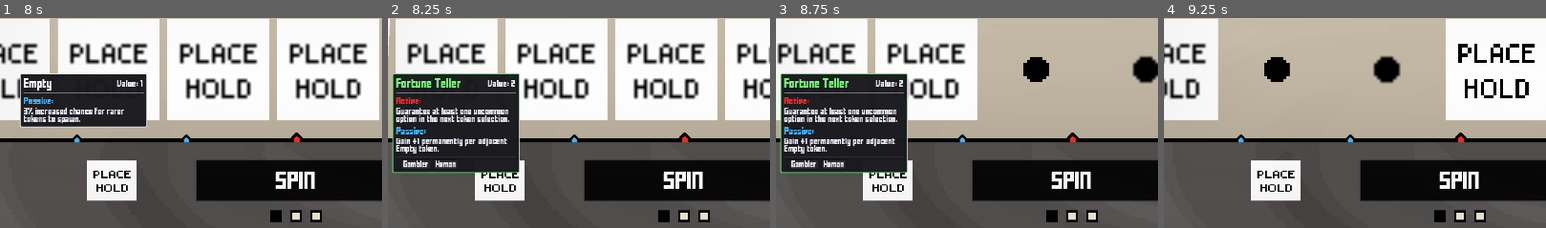
Above: before the commit, frames 1-4 (left to right).
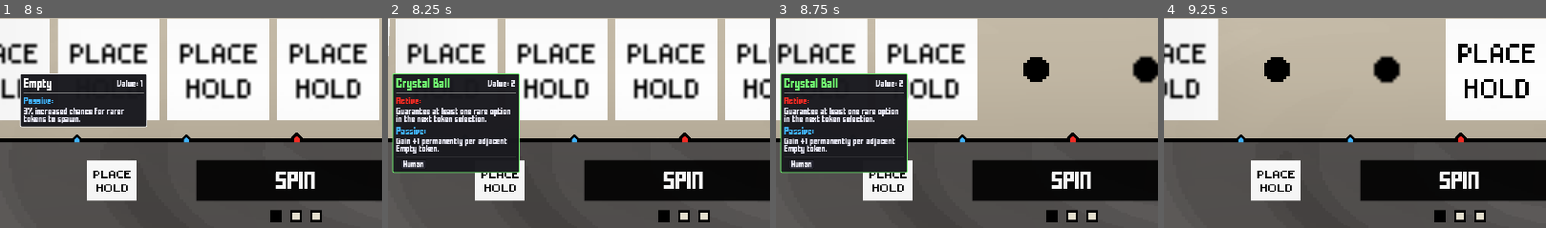
Above: after the commit, the same moments.

Repository: ZhelinWang/one-last-spin
Game: Godot game, scene res://main_ui.tscn
The game is run twice, just before and just after one commit, with the same random seed, the same clock (stepped at 60 frames per second) and the same inputs.
Inputs (mouse positions are % of the whole screen's width and height, from its top left):
- Up to frame 1 (8 s): click (11, 47) at 0.5 s; click (25, 47) at 1.27 s; click (40, 47) at 2.02 s; click (54, 47) at 2.77 s; click (69, 47) at 3.52 s; click (83, 47) at 4.27 s; click (97, 47) at 5.02 s; click "Spin" at 5.75 s; click (4, 47) at 6.52 s; click (13, 47) at 7.27 s
- Up to frame 2 (8.25 s): click (11, 47) at 8.02 s
- Up to frame 3 (8.75 s): no input
- Up to frame 4 (9.25 s): click (2, 47) at 8.77 s
The pictures show only the part of the screen within x 11-61%, y 35-85%; the shares and areas given below are measured in that part.

Frame 1 is identical in both runs. In frame 2, 1.4% of the frame differs, in the area x 2-32%, y 28-72%; in frame 3, 1.4%; in frame 4, nothing differs.

Commit message:
wired crystal ball

Diff:
--- a/tokens/Gambler/conArtist.tres
+++ b/tokens/Gambler/conArtist.tres
@@ -23,5 +23,5 @@
 value = 3
 tags = PackedStringArray("Gambler", "Human")
 abilities = Array[ExtResource("2_abilities")]([SubResource("A_steal2"), SubResource("A_cond")])
-activeDescription = "Steal +2 from the target."
-passiveDescription = "Destroy this token if there are no Empty tokens in inventory."
+activeDescription = "Steal +2 from a target token."
+passiveDescription = "Destroy this token if there are no Empty tokens in the inventory."
--- a/tokens/Gambler/fortuneCookie.tres
+++ b/tokens/Gambler/fortuneCookie.tres
@@ -27,5 +27,5 @@
 value = 5
 tags = PackedStringArray("Gambler")
 abilities = Array[ExtResource("2_abilities")]([SubResource("A_cookie"), SubResource("Resource_oxtjk")])
-activeDescription = "Buff a random triggered token by +(1–8)."
-passiveDescription = "25% chance to add +(1–8) to a random triggered token this spin."
+activeDescription = "Add +(1-8) permanently to a random other triggered token."
+passiveDescription = "25% chance each spin to add +(1-8) permanently to a random triggered token (including itself)."
--- a/tokens/Gambler/fortuneTeller.tres
+++ b/tokens/Gambler/fortuneTeller.tres
@@ -1,15 +1,28 @@
-[gd_resource type="Resource" script_class="TokenLootData" load_steps=4 format=3 uid="uid://ccgkpbxh4pbd4"]
+[gd_resource type="Resource" script_class="TokenLootData" load_steps=8 format=3 uid="uid://ccgkpbxh4pbd4"]
 
 [ext_resource type="Script" uid="uid://2lqsh3g3xqag" path="res://tokens/tokenData.gd" id="1_token"]
+[ext_resource type="Script" uid="uid://c41uigumov4ur" path="res://abilties/guaranteeNextLootRarityAbility.gd" id="2_26h56"]
 [ext_resource type="Script" uid="uid://cc88rmbau7nxl" path="res://abilties/tokenAbilities.gd" id="2_abilities"]
+[ext_resource type="Script" uid="uid://cup8w3qch34bi" path="res://abilties/adjacentEmptyCountGainAbility.gd" id="3_nsce6"]
 [ext_resource type="Texture2D" uid="uid://dcrsbubbw58pl" path="res://placehold.jpg" id="5_icon"]
+
+[sub_resource type="Resource" id="Resource_nsce6"]
+script = ExtResource("2_26h56")
+rarity = "rare"
+winner_only = true
+metadata/_custom_type_script = "uid://c41uigumov4ur"
+
+[sub_resource type="Resource" id="Resource_5swut"]
+script = ExtResource("3_nsce6")
+metadata/_custom_type_script = "uid://cup8w3qch34bi"
 
 [resource]
 script = ExtResource("1_token")
-name = "Fortune Teller"
+name = "Crystal Ball"
 rarity = "uncommon"
 icon = ExtResource("5_icon")
 value = 2
-tags = PackedStringArray("Gambler", "Human")
-activeDescription = "Guarantee at least one uncommon option in the next token selection."
+tags = PackedStringArray("Human")
+abilities = Array[ExtResource("2_abilities")]([SubResource("Resource_nsce6"), SubResource("Resource_5swut")])
+activeDescription = "Guarantee at least one rare option in the next token selection."
 passiveDescription = "Gain +1 permanently per adjacent Empty token."
--- a/tokens/Neutral/strangePotion.tres
+++ b/tokens/Neutral/strangePotion.tres
@@ -24,5 +24,5 @@
 value = 3
 tags = PackedStringArray("General")
 abilities = Array[ExtResource("3_abilities")]([SubResource("Active"), SubResource("Passive")])
-activeDescription = "Gain +1–2 permanently."
-passiveDescription = "When this token's value changes, another random triggered token gets the same effect."
+activeDescription = "Gain +(1-2) permanently when triggered."
+passiveDescription = "A random triggered token mirrors this token's value changes."
--- a/tokens/TreasureHunters/treasureHoard.tres
+++ b/tokens/TreasureHunters/treasureHoard.tres
@@ -19,4 +19,4 @@
 tags = PackedStringArray("Treasure")
 abilities = Array[ExtResource("2_abilities")]([SubResource("A_promote")])
 activeDescription = "Transform 2 chosen tokens into random Chests."
-passiveDescription = "Add a random Chest each round."
+passiveDescription = "Add a Small Chest to the inventory each spin."
